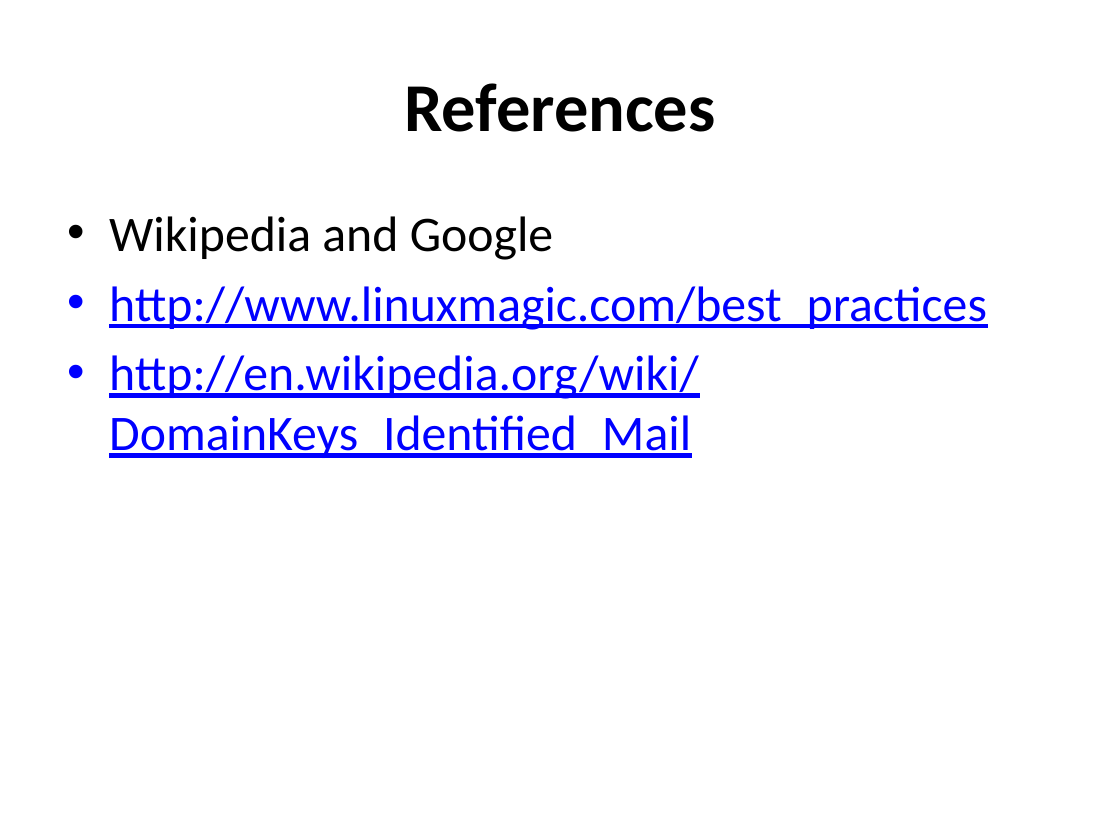
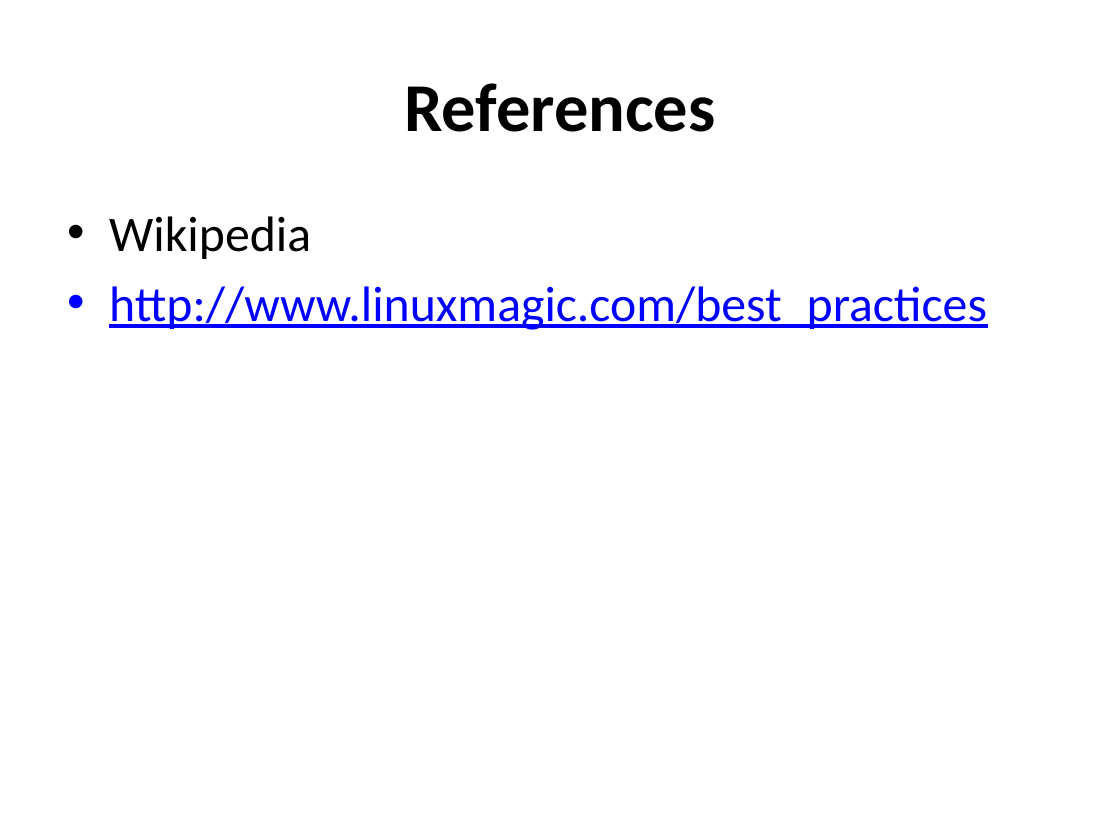
Before and after one commit to afnog/afnog.github.io, a slide deck: slide 30 of sse/postfix/postfix-mailgateway-debian.pptx (slide 13 before the commit). Drawn at 1120x840 pixels with LibreOffice and Linux fonts; fonts in the diff are those of the drawing. Boxes give left, top, right and bottom in pixels: in the first picture for what was removed or moved away, otherwise in the second. Text is boxed around its words. In the diff, an @@ line names an element or a change of style, - is before the commit and + after.

```diff
--- a/sse/postfix/postfix-mailgateway-debian.pptx
+++ b/sse/postfix/postfix-mailgateway-debian.pptx
@@ text at (109,216,311,259): text changed @@
-• Wikipedia and Google
+• Wikipedia
@@ text at (109,355,699,458): paragraph removed @@
-• http://en.wikipedia.org/wiki/DomainKeys_Identified_Mail
```
Also in this commit, not shown: 10 other slides changed, 8 slides added, 3 slides removed, 30 other files.
